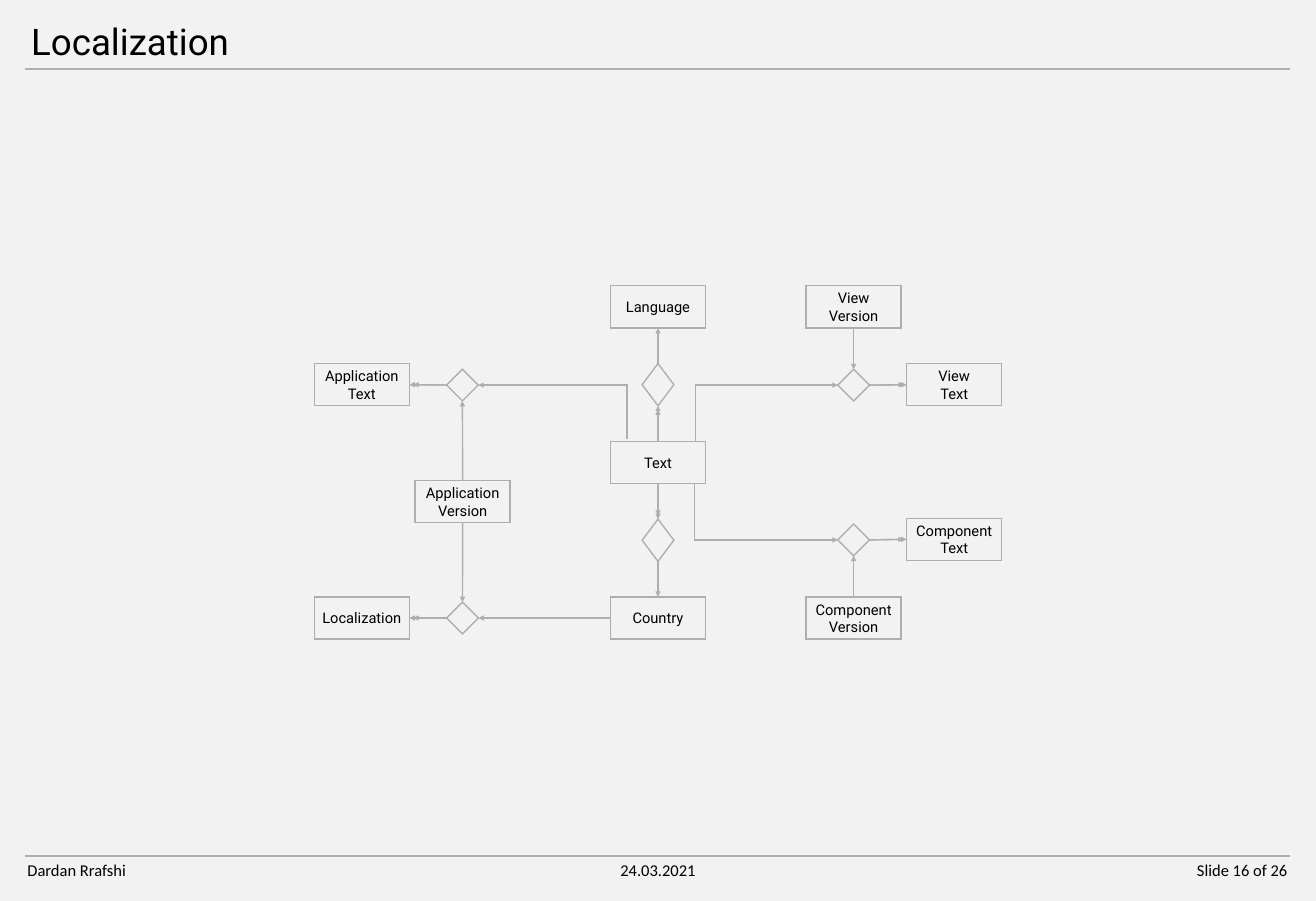
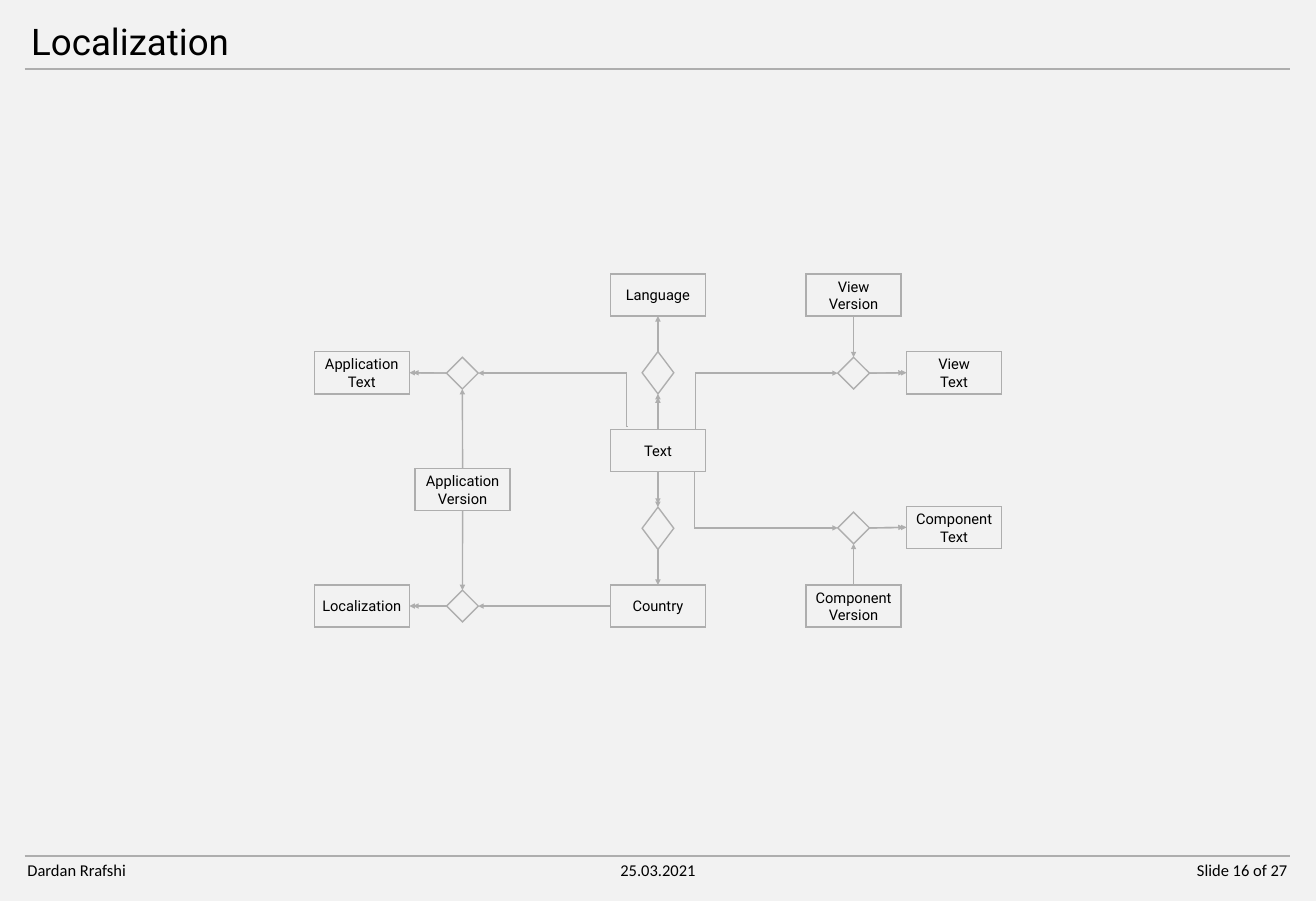
Before and after one commit to DonColon/appman-api-spec, a slide deck: slide 16 of docs/Appman - Data Model.pptx. Drawn at 1316x901 pixels with LibreOffice and Linux fonts; fonts in the diff are those of the drawing. Boxes give left, top, right and bottom in pixels: in the first picture for what was removed or moved away, otherwise in the second. Text is boxed around its words. In the diff, an @@ line names an element or a change of style, - is before the commit and + after.

```diff
--- a/docs/Appman - Data Model.pptx
+++ b/docs/Appman - Data Model.pptx
@@ 17 arrows, 9 rectangles, 6 diamonds, 2 elbow arrows: place and size @@
-17 arrows, 9 rectangles, 6 diamonds, 2 elbow arrows at (314,286,1002,639)
+17 arrows, 9 rectangles, 6 diamonds, 2 elbow arrows at (314,274,1002,627)
@@ 2 arrows, 1 rectangle, 1 elbow arrow: place and size @@
-2 arrows, 1 rectangle, 1 elbow arrow at (610,442,837,540)
+2 arrows, 1 rectangle, 1 elbow arrow at (610,429,837,528)
@@ text at (620,865,695,876): text changed @@
-24.03.2021
+25.03.2021
@@ text at (1197,864,1288,876): text changed @@
-Slide 16 of 26
+Slide 16 of 27
```
Also in this commit, not shown: 25 other slides changed, 1 slide added, 17 other files.
